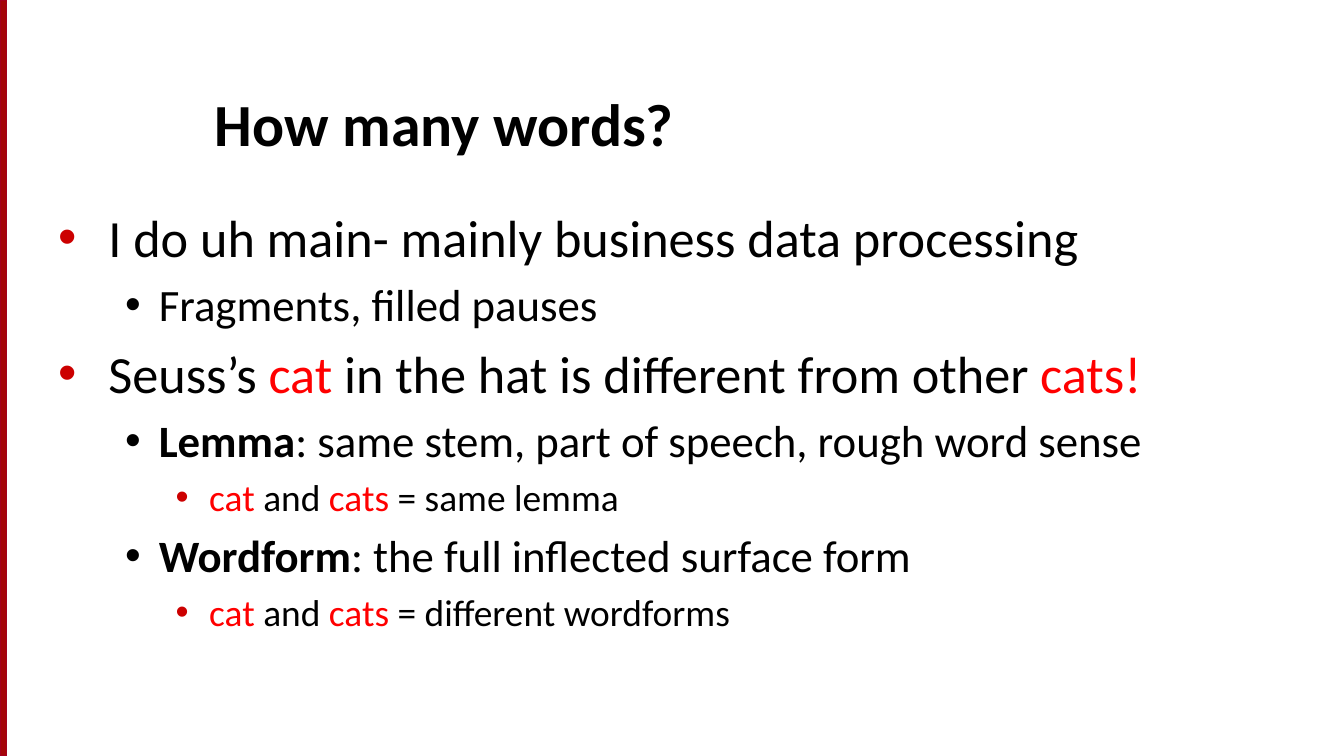
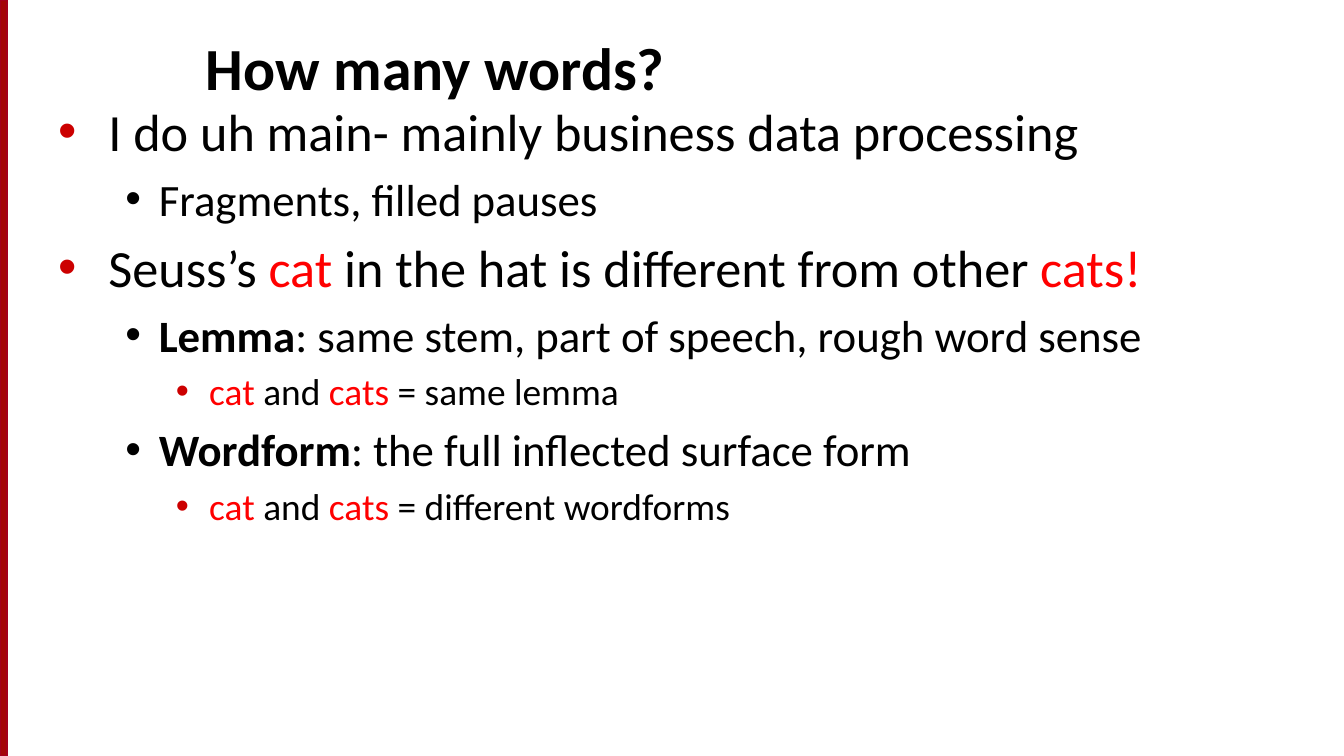
Before and after one commit to motazsaad/NLP-ICTS6361, a slide deck: slide 15 of textbooks/Speech and Language Processing/chapters/2_TextProc.pptx. Drawn at 1344x756 pixels with LibreOffice and Linux fonts; fonts in the diff are those of the drawing. Boxes give left, top, right and bottom in pixels: in the first picture for what was removed or moved away, otherwise in the second. Text is boxed around its words. In the diff, an @@ line names an element or a change of style, - is before the commit and + after.

```diff
--- a/textbooks/Speech and Language Processing/chapters/2_TextProc.pptx
+++ b/textbooks/Speech and Language Processing/chapters/2_TextProc.pptx
@@ text "How many words?": place and size @@
-text "How many words?" at (215, 104, 673, 156)
+text "How many words?" at (206, 48, 664, 100)
@@ text "I do uh main- mainly ...": place and size @@
-text "I do uh main- mainly ..." at (108, 220, 1141, 627)
+text "I do uh main- mainly ..." at (108, 114, 1141, 521)
```
Also in this commit, not shown: 18 other slides changed.
